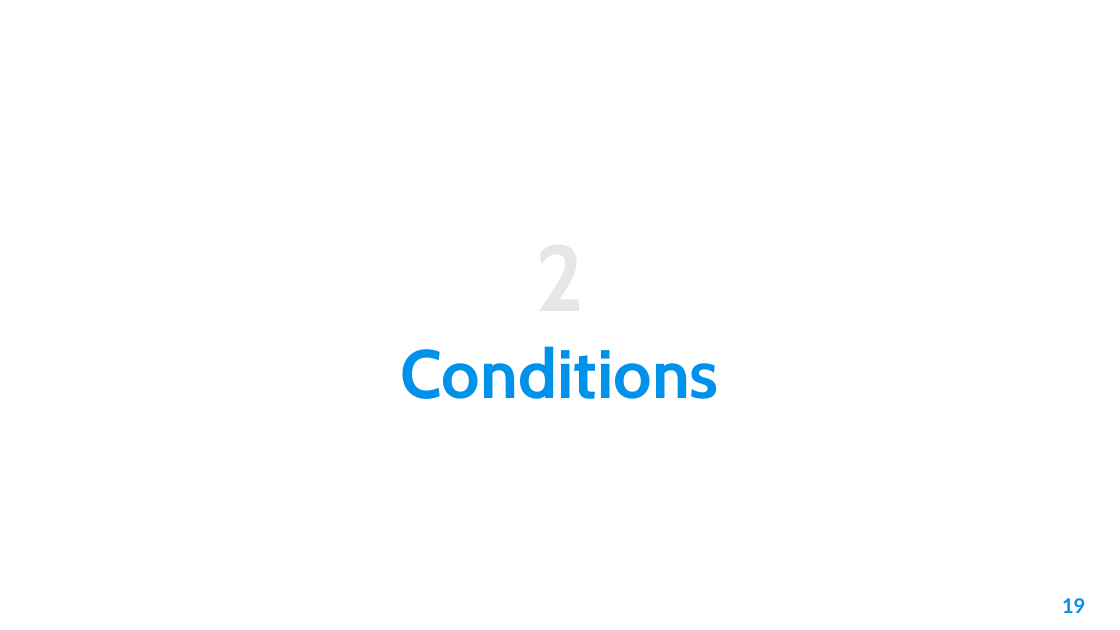
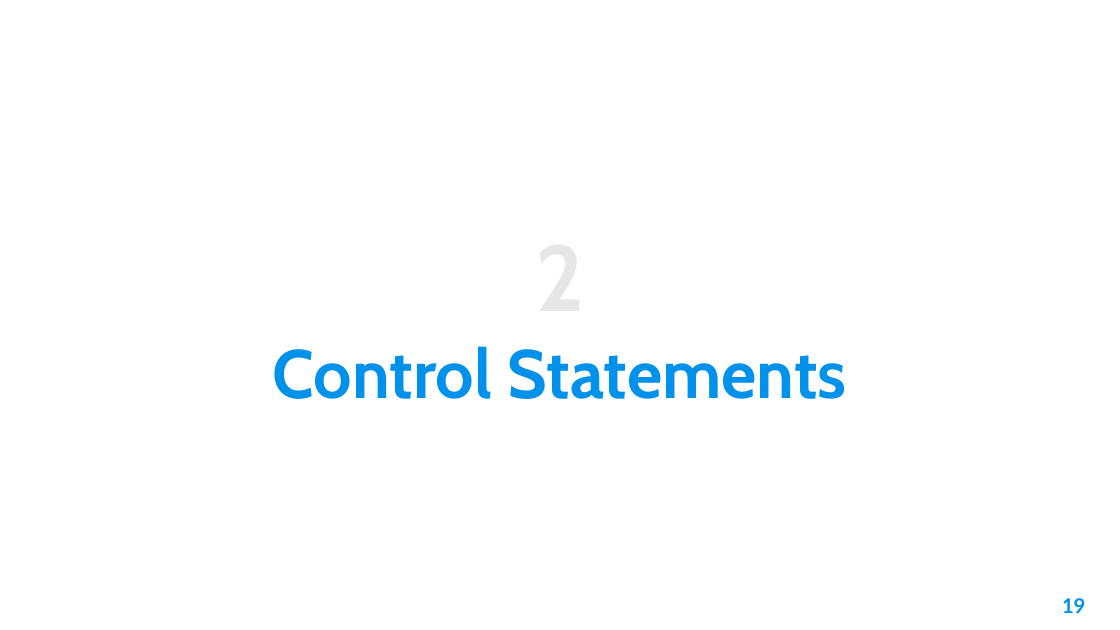
Before and after one commit to AleeRezaa/learn-python, a slide deck: slide 19 of Powerpoint/1 Python Basics.pptx. Drawn at 1120x630 pixels with LibreOffice and Linux fonts; fonts in the diff are those of the drawing; background and template pictures are left out. Boxes give left, top, right and bottom in pixels: in the first picture for what was removed or moved away, otherwise in the second. Text is boxed around its words. In the diff, an @@ line names an element or a change of style, - is before the commit and + after.

Commit message:
add control statementes

```diff
--- a/Powerpoint/1 Python Basics.pptx
+++ b/Powerpoint/1 Python Basics.pptx
@@ title at [273, 346, 847, 399]: text changed @@
-Conditions
+Control Statements
```
Also in this commit, not shown: 3 other slides changed, 1 slide removed, 1 other file.
